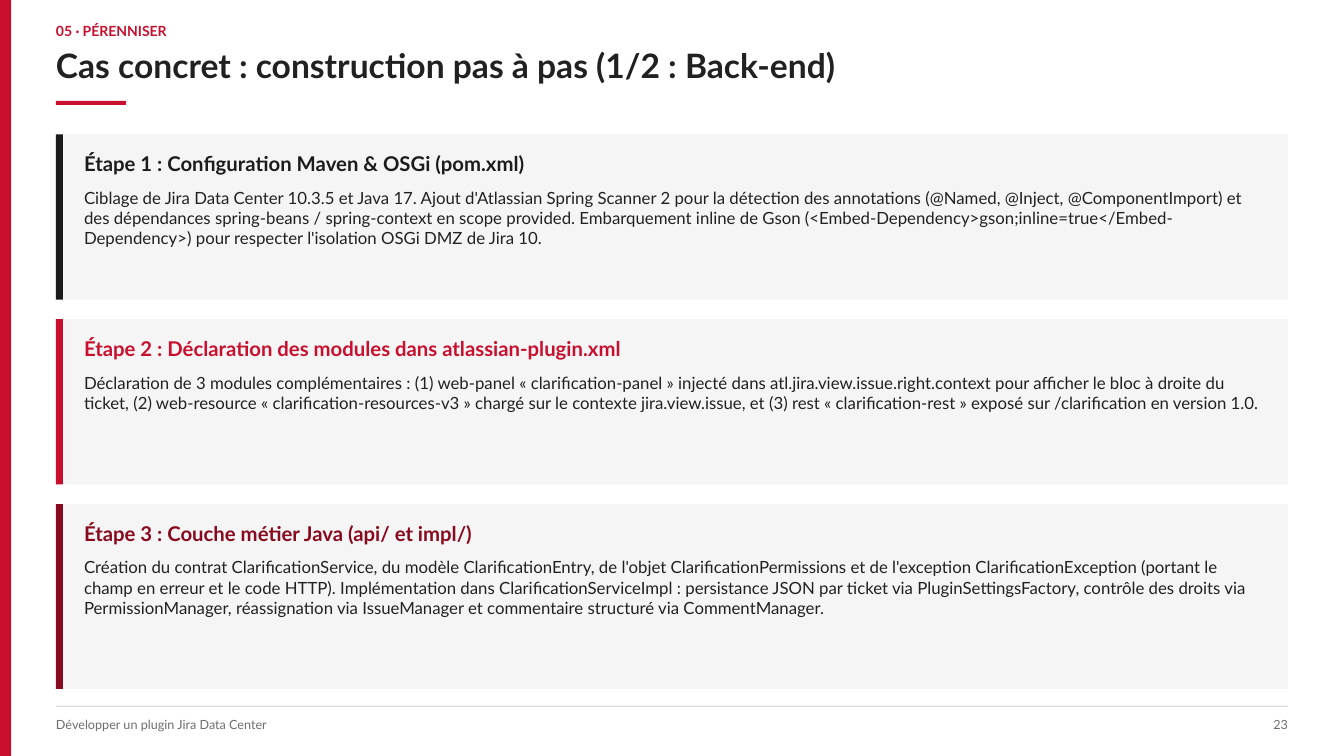
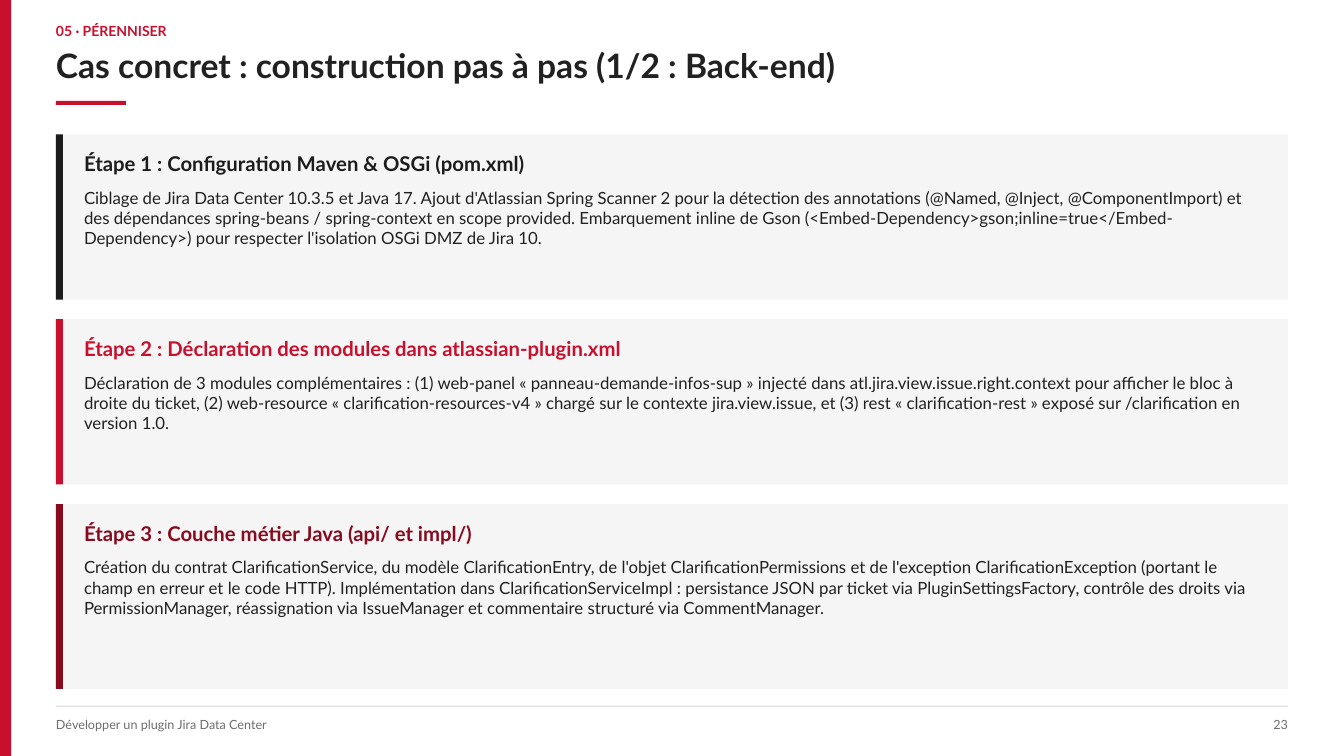
Before and after one commit to Etie20/jira-plugins, a slide deck: slide 23 of Presentation_Developpement_Plugin_Jira_DataCenter.pptx. Drawn at 1344x756 pixels with LibreOffice and Linux fonts; fonts in the diff are those of the drawing. Boxes give left, top, right and bottom in pixels: in the first picture for what was removed or moved away, otherwise in the second. Text is boxed around its words. In the diff, an @@ line names an element or a change of style, - is before the commit and + after.

Commit message:
chore: francisation des libelles (Demande d'infos sup, panneau-demande-infos-sup) et DPI (Data Process et Innovation)

```diff
--- a/Presentation_Developpement_Plugin_Jira_DataCenter.pptx
+++ b/Presentation_Developpement_Plugin_Jira_DataCenter.pptx
@@ text at bbox=[84, 376, 1240, 412]: text changed @@
-Déclaration de 3 modules complémentaires : (1) web-panel « clarification-panel » injecté dans atl.jira.view.issue.right.context pour afficher le bloc à droite du ticket, (2) web-resource « clarification-resources-v3 » chargé sur le contexte jira.view.issue, et (3) rest « clarification-rest » exposé sur /clarification en version 1.0.
+Déclaration de 3 modules complémentaires : (1) web-panel « panneau-demande-infos-sup » injecté dans atl.jira.view.issue.right.context pour afficher le bloc à droite du ticket, (2) web-resource « clarification-resources-v4 » chargé sur le contexte jira.view.issue, et (3) rest « clarification-rest » exposé sur /clarification en version 1.0.
```
Also in this commit, not shown: 15 other slides changed, 11 other files.
